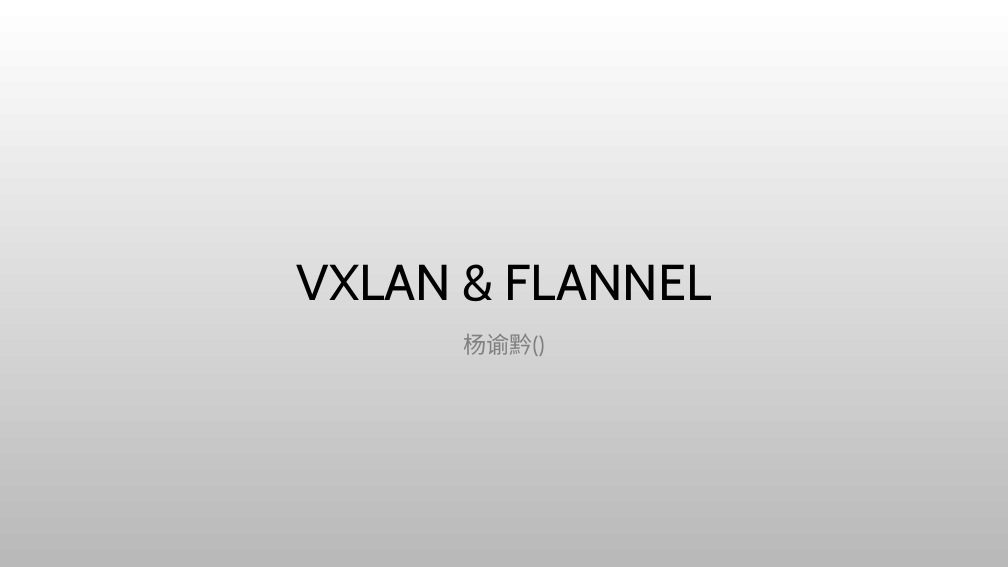
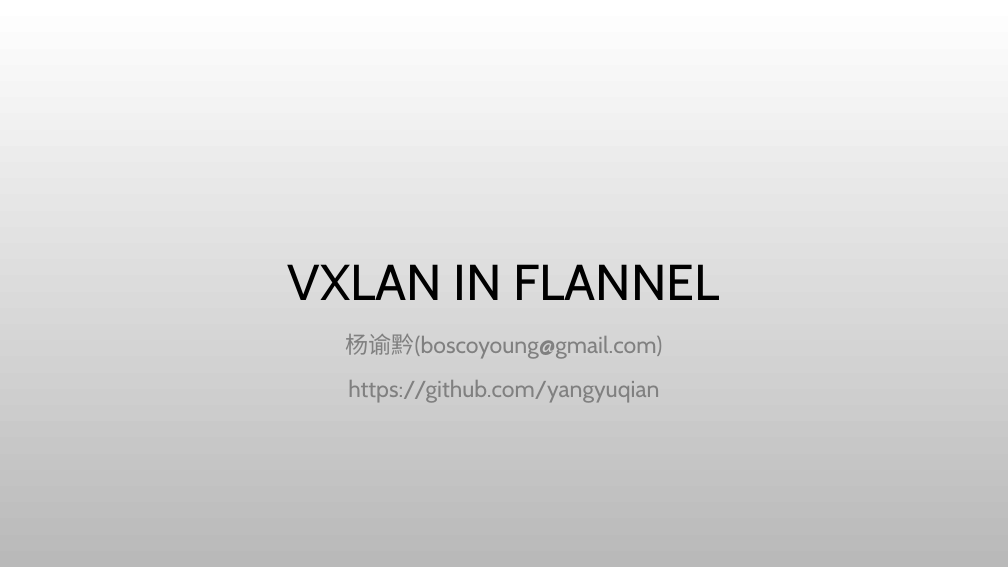
Before and after one commit to yangyuqian/k8s-the-hard-way, a slide deck: slide 1 of ppt/vxlan-flannel-cn.pptx. Drawn at 1008x567 pixels with LibreOffice and Linux fonts; fonts in the diff are those of the drawing; background and template pictures are left out. Boxes give left, top, right and bottom in pixels: in the first picture for what was removed or moved away, otherwise in the second. Text is boxed around its words. In the diff, an @@ line names an element or a change of style, - is before the commit and + after.

```diff
--- a/ppt/vxlan-flannel-cn.pptx
+++ b/ppt/vxlan-flannel-cn.pptx
@@ title at bbox=[288, 264, 720, 300]: text changed @@
-VXLAN & FLANNEL
+VXLAN IN FLANNEL
@@ subtitle at bbox=[345, 334, 662, 403]: text changed @@
-杨谕黔()
+杨谕黔(boscoyoung@gmail.com)
+https://github.com/yangyuqian
```
Also in this commit, not shown: 12 slides added.
